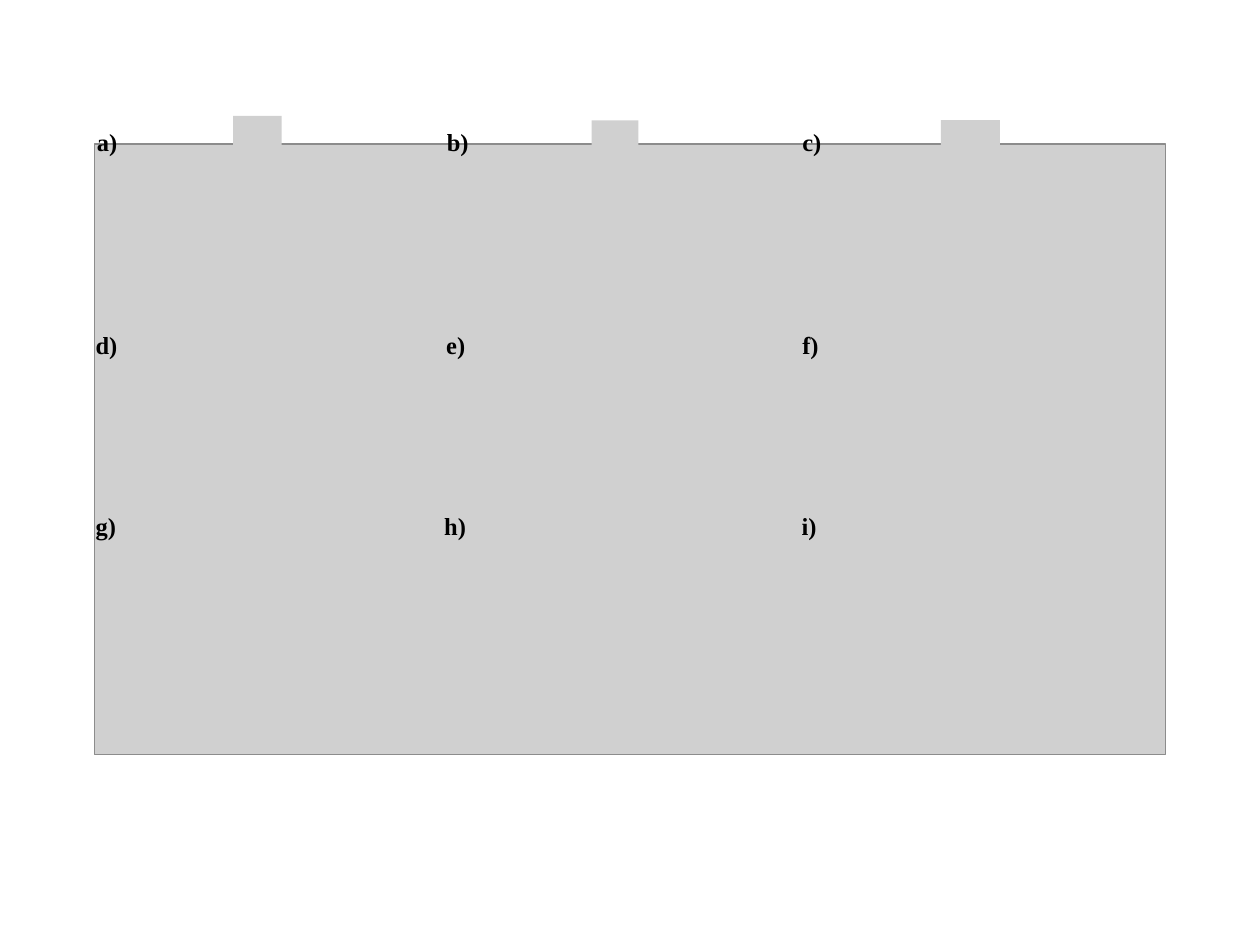
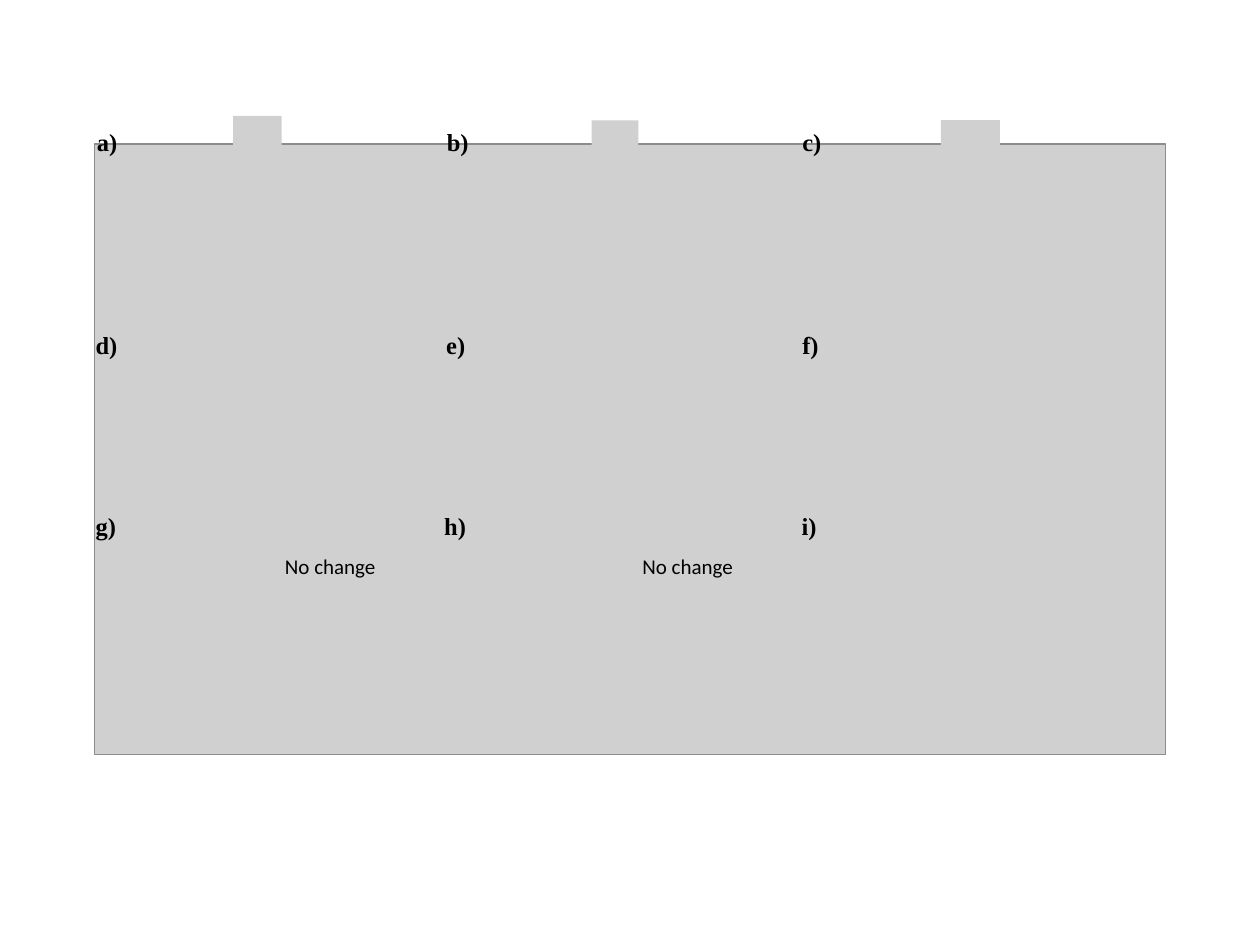
Before and after one commit to seisfwi/SEP-2023, a slide deck: slide 4 of DAS_Waveform_Inversion/notebooks/Fig/Figures.pptx. Drawn at 1260x945 pixels with LibreOffice and Linux fonts; fonts in the diff are those of the drawing; grey boxes stand for pictures. Boxes give left, top, right and bottom in pixels: in the first picture for what was removed or moved away, otherwise in the second. Text is boxed around its words. In the diff, an @@ line names an element or a change of style, - is before the commit and + after.

```diff
--- a/DAS_Waveform_Inversion/notebooks/Fig/Figures.pptx
+++ b/DAS_Waveform_Inversion/notebooks/Fig/Figures.pptx
@@ text added at (285, 559, 375, 578), 12 pt, text #000000 @@
+No change
@@ text added at (642, 559, 733, 578), 12 pt, text #000000 @@
+No change
```
Also in this commit, not shown: 1 other slide changed, 10 other files.
